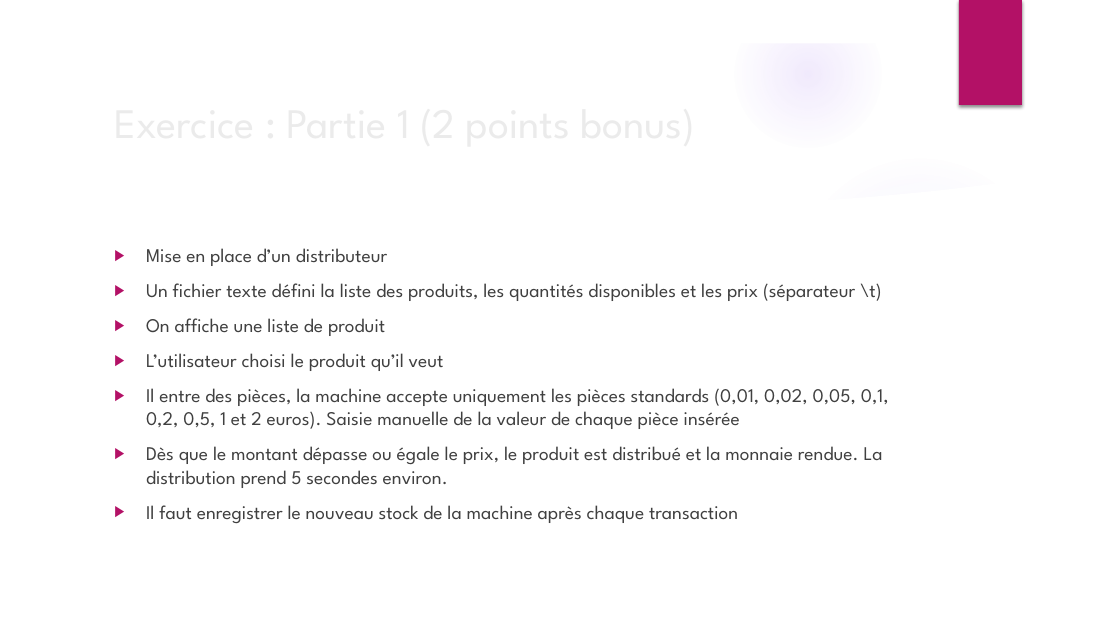
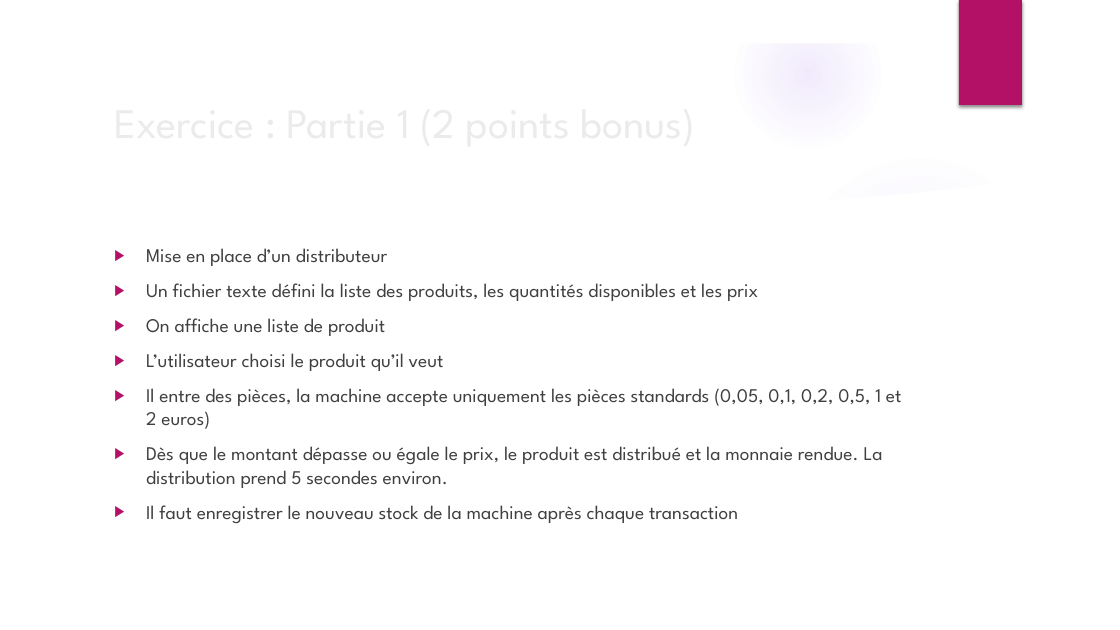
Before and after one commit to bjaout/CoursPOO, a slide deck: slide 34 of Cours de POO.pptx (slide 33 before the commit). Drawn at 1120x630 pixels with LibreOffice and Linux fonts; fonts in the diff are those of the drawing; background and template pictures are left out. Boxes give left, top, right and bottom in pixels: in the first picture for what was removed or moved away, otherwise in the second. Text is boxed around its words. In the diff, an @@ line names an element or a change of style, - is before the commit and + after.

```diff
--- a/Cours de POO.pptx
+++ b/Cours de POO.pptx
@@ text at <box>146,283,758,301</box>: text changed @@
-▶ Un fichier texte défini la liste des produits, les quantités disponibles et les prix (séparateur \t)
+▶ Un fichier texte défini la liste des produits, les quantités disponibles et les prix
@@ text at <box>146,388,902,429</box>: text changed @@
-▶ Il entre des pièces, la machine accepte uniquement les pièces standards (0,01, 0,02, 0,05, 0,1, 0,2, 0,5, 1 et 2 euros). Saisie manuelle de la valeur de chaque pièce insérée
+▶ Il entre des pièces, la machine accepte uniquement les pièces standards (0,05, 0,1, 0,2, 0,5, 1 et 2 euros)
```
Also in this commit, not shown: 3 other slides changed, 3 slides added, 1 slide removed.
